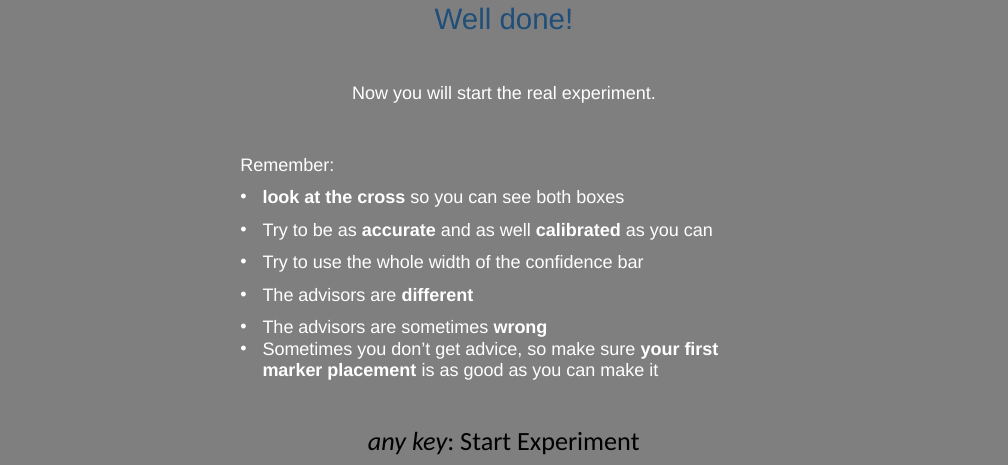
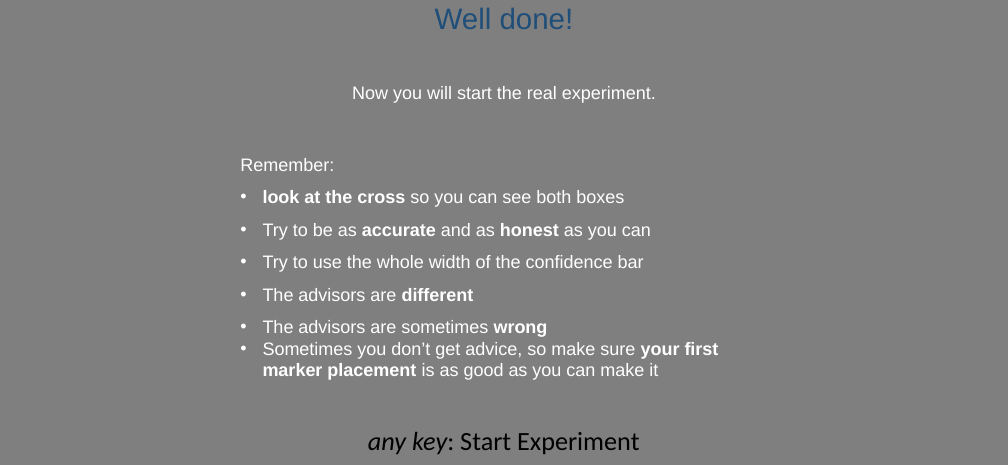
Before and after one commit to mjaquiery/nofeedback_trust, a slide deck: slide 15 of instructions/Instructions_AdvisorChoice_1300x600.pptx (slide 12 before the commit). Drawn at 1008x465 pixels with LibreOffice and Linux fonts; fonts in the diff are those of the drawing. Boxes give left, top, right and bottom in pixels: in the first picture for what was removed or moved away, otherwise in the second. Text is boxed around its words. In the diff, an @@ line names an element or a change of style, - is before the commit and + after.

```diff
--- a/instructions/Instructions_AdvisorChoice_1300x600.pptx
+++ b/instructions/Instructions_AdvisorChoice_1300x600.pptx
@@ text at (263,223,651,240): text changed @@
-• Try to be as accurate and as well calibrated as you can
+• Try to be as accurate and as honest as you can
```
Also in this commit, not shown: 4 other slides changed, 3 slides added, 33 other files.
